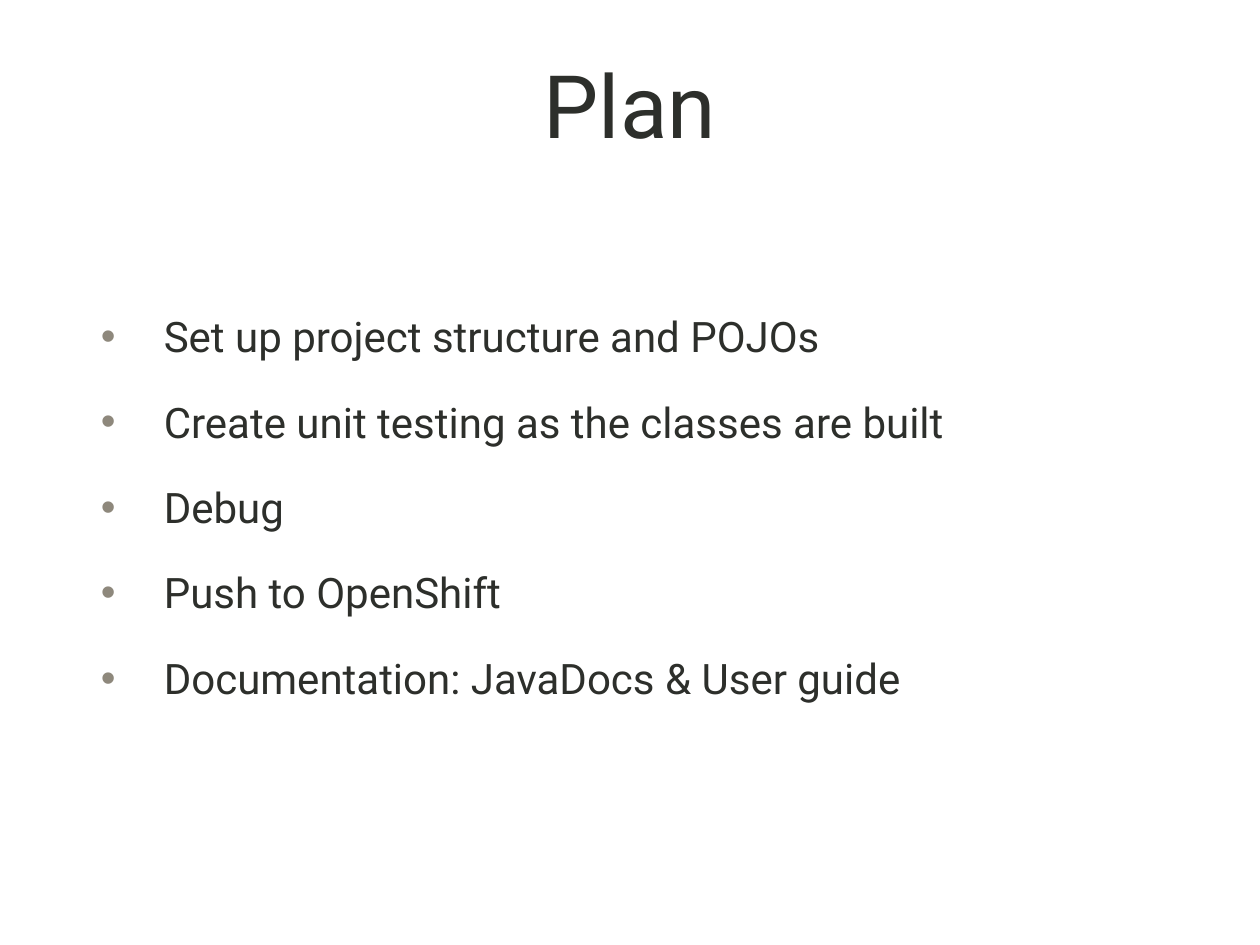
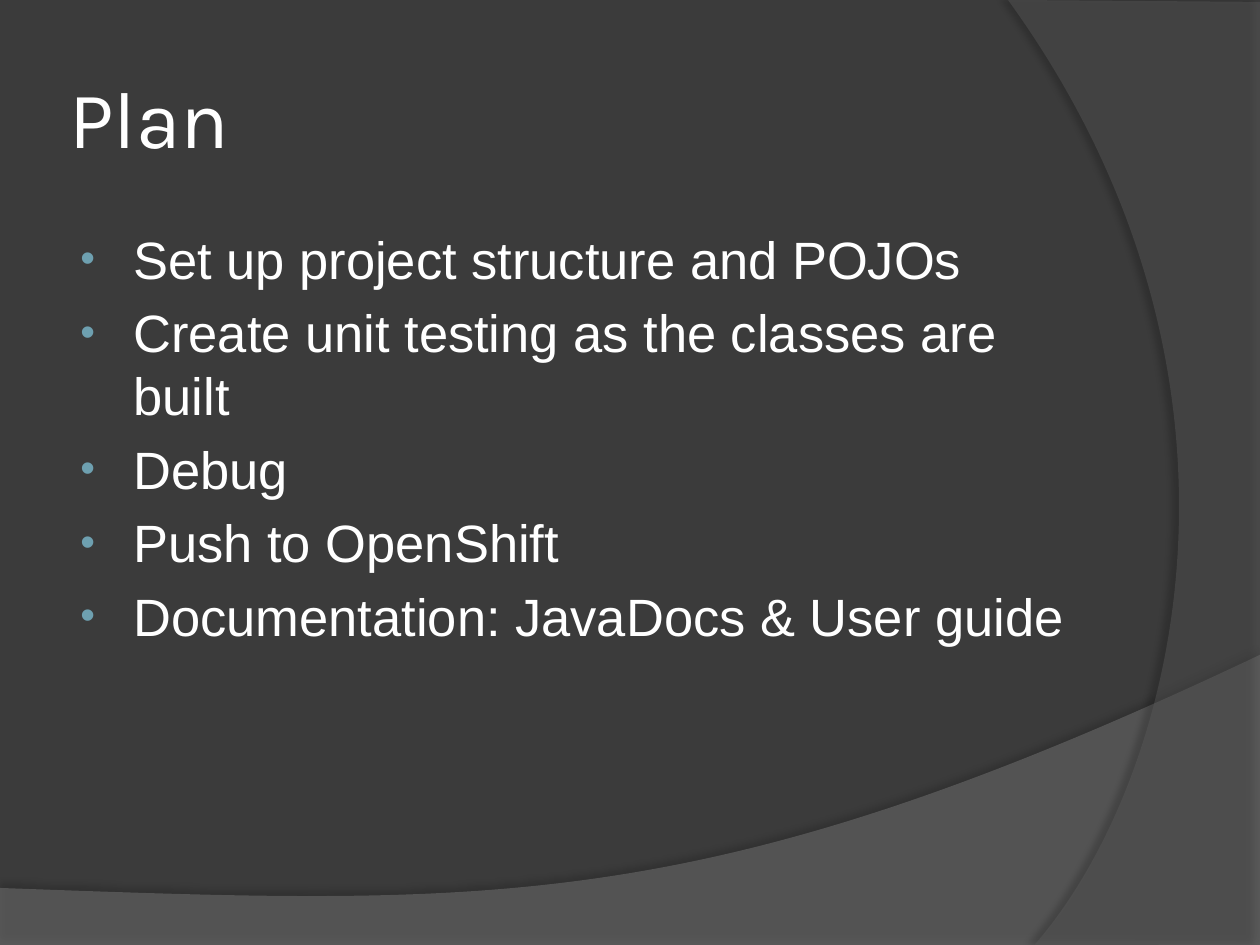
Before and after one commit to bwoestman/weatherWebService, a slide deck: slide 4 of documentation/wwsPresentation.pptx. Drawn at 1260x945 pixels with LibreOffice and Linux fonts; fonts in the diff are those of the drawing; background and template pictures are left out. Boxes give left, top, right and bottom in pixels: in the first picture for what was removed or moved away, otherwise in the second. Text is boxed around its words. In the diff, an @@ line names an element or a change of style, - is before the commit and + after.

```diff
--- a/documentation/wwsPresentation.pptx
+++ b/documentation/wwsPresentation.pptx
@@ background picture (left out) to #3B3B3B @@
@@ freeform shape added at <box>1008,0,1260,945</box>, fill #5E5E5E at 40% opacity @@
@@ title "Plan": place and size @@
-title "Plan" at <box>544,72,716,139</box>
+title "Plan" at <box>69,93,229,149</box>
@@ title "Plan" at <box>69,93,229,149</box>: size 50 to 46 pt, font Roboto to Karla, text colour #2D2F2B to #FFFFFF; alignment centre to left @@
@@ text "Set up project structure and ...": place and size @@
-text "Set up project structure and ..." at <box>164,320,944,703</box>
+text "Set up project structure and ..." at <box>133,241,1063,647</box>
@@ text "Set up project structure and ..." at <box>133,241,1063,647</box>: size 24 to 30 pt, font Roboto to Arial, text colour #2D2F2B to #FFFFFF; indent changed; less space between paragraphs; bullet colour #8E887C to #6EA0B0 @@
@@ freeform shape added at <box>0,655,1260,945</box>, fill #7F7F7F at 45% opacity @@
```
Also in this commit, not shown: 9 other slides changed, 2 slides added, 1 slide removed, 2 other files.
